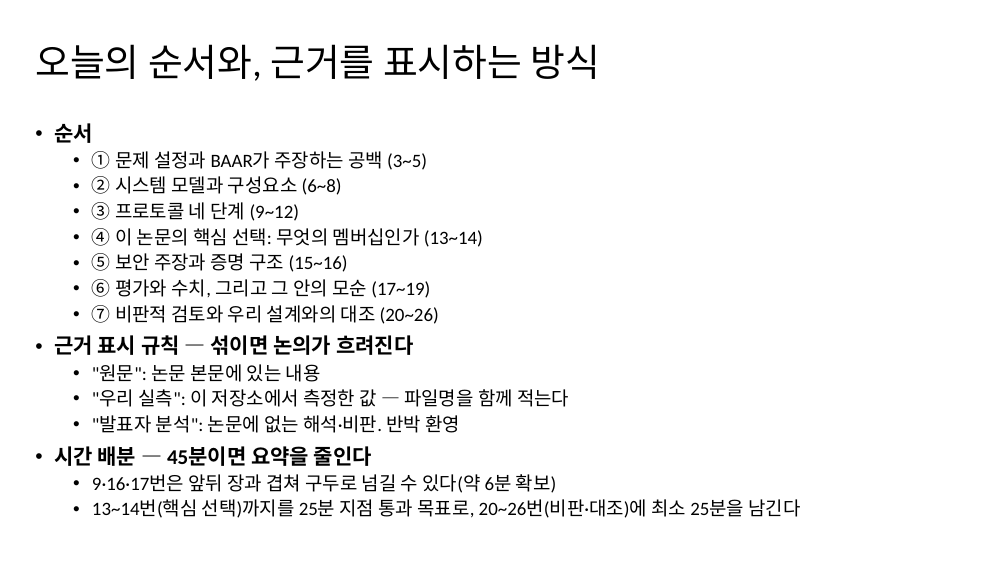
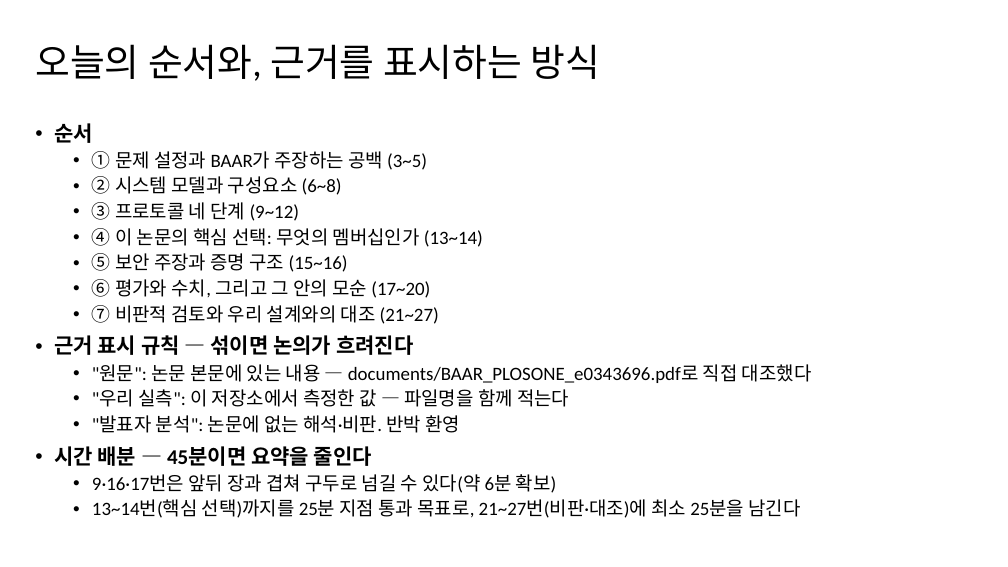
Before and after one commit to mhjung93/google-oidc-demo, a slide deck: slide 2 of documents/260903_seminar_BAAR.pptx. Drawn at 1008x567 pixels with LibreOffice and Linux fonts; fonts in the diff are those of the drawing; background and template pictures are left out. Boxes give left, top, right and bottom in pixels: in the first picture for what was removed or moved away, otherwise in the second. Text is boxed around its words. In the diff, an @@ line names an element or a change of style, - is before the commit and + after.

```diff
--- a/documents/260903_seminar_BAAR.pptx
+++ b/documents/260903_seminar_BAAR.pptx
@@ text at (92, 279, 439, 324): text changed @@
-  • ⑥ 평가와 수치, 그리고 그 안의 모순 (17~19)
-  • ⑦ 비판적 검토와 우리 설계와의 대조 (20~26)
+  • ⑥ 평가와 수치, 그리고 그 안의 모순 (17~20)
+  • ⑦ 비판적 검토와 우리 설계와의 대조 (21~27)
@@ text at (92, 364, 812, 383): text changed @@
-  • "원문": 논문 본문에 있는 내용
+  • "원문": 논문 본문에 있는 내용 — documents/BAAR_PLOSONE_e0343696.pdf로 직접 대조했다
@@ text at (92, 499, 800, 518): text changed @@
-  • 13~14번(핵심 선택)까지를 25분 지점 통과 목표로, 20~26번(비판·대조)에 최소 25분을 남긴다
+  • 13~14번(핵심 선택)까지를 25분 지점 통과 목표로, 21~27번(비판·대조)에 최소 25분을 남긴다
```
Also in this commit, not shown: 10 other slides changed, 2 slides added, 1 slide removed, 3 other files.
